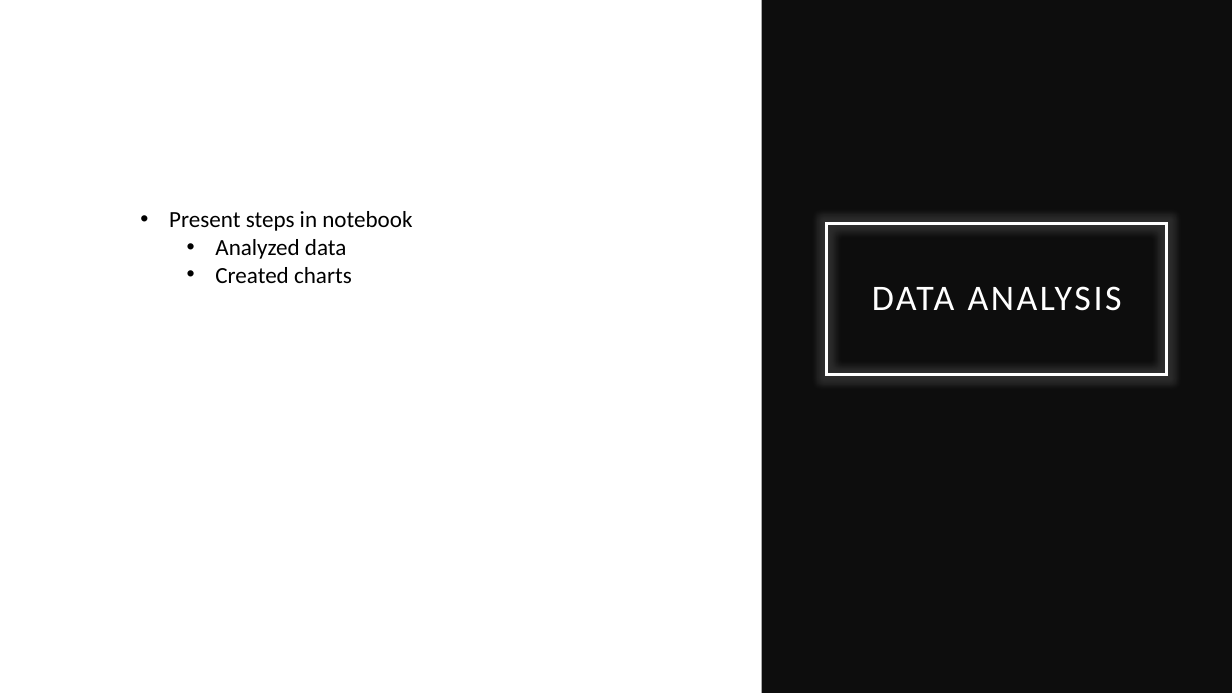
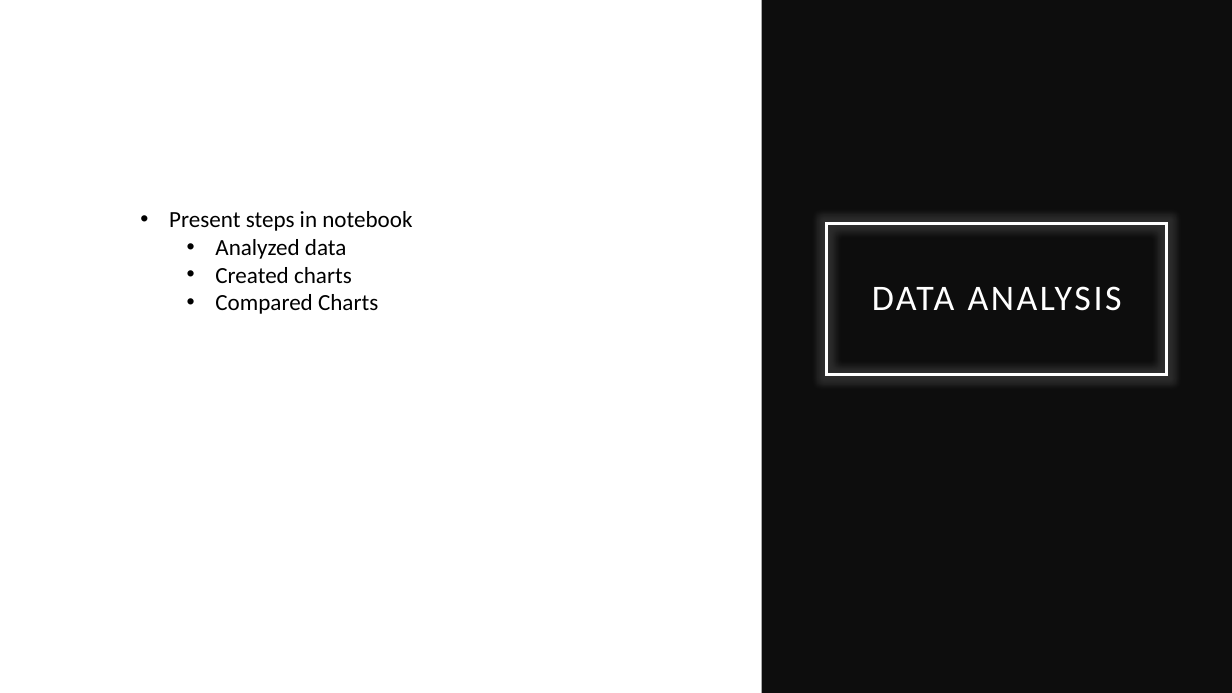
Before and after one commit to ITJedi/UMN_Fin_Project1, a slide deck: slide 5 of Project_1_Bitcoin Trading Strats.pptx. Drawn at 1232x693 pixels with LibreOffice and Linux fonts; fonts in the diff are those of the drawing. Boxes give left, top, right and bottom in pixels: in the first picture for what was removed or moved away, otherwise in the second. Text is boxed around its words. In the diff, an @@ line names an element or a change of style, - is before the commit and + after.

```diff
--- a/Project_1_Bitcoin Trading Strats.pptx
+++ b/Project_1_Bitcoin Trading Strats.pptx
@@ text at bbox=[215, 294, 378, 314]: paragraph added @@
+  • Compared Charts
```
Also in this commit, not shown: 5 other slides changed.
